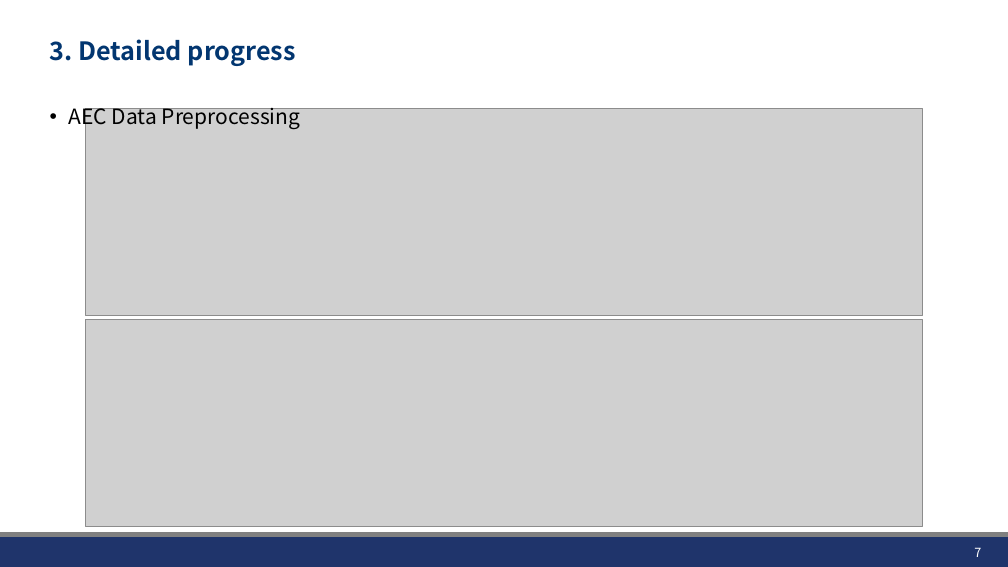
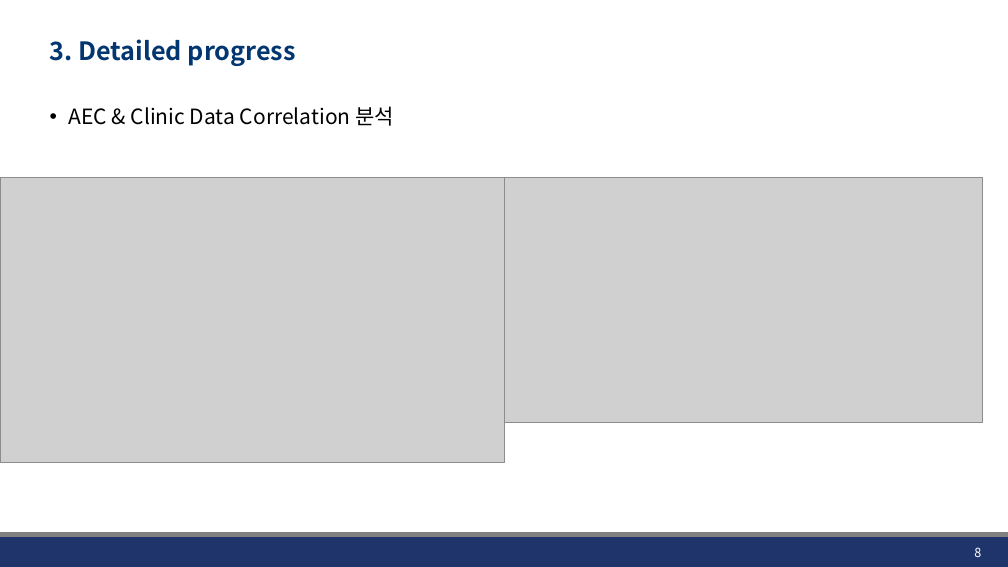
Before and after one commit to JHWannabe/2026-1_Study, a slide deck: slide 8 of 연구자료/260612_AEC_preprocessing.pptx (slide 7 before the commit). Drawn at 1008x567 pixels with LibreOffice and Linux fonts; fonts in the diff are those of the drawing; grey boxes stand for pictures; background and template pictures are left out. Boxes give left, top, right and bottom in pixels: in the first picture for what was removed or moved away, otherwise in the second. Text is boxed around its words. In the diff, an @@ line names an element or a change of style, - is before the commit and + after.

```diff
--- a/연구자료/260612_AEC_preprocessing.pptx
+++ b/연구자료/260612_AEC_preprocessing.pptx
@@ text at <box>68,106,394,126</box>: text changed @@
-• AEC Data Preprocessing
+• AEC & Clinic Data Correlation 분석
@@ picture removed at <box>86,108,923,315</box> @@
@@ picture added at <box>0,178,504,463</box> @@
@@ picture added at <box>504,178,983,423</box> @@
@@ picture removed at <box>86,319,923,526</box> @@
@@ page number at <box>974,547,981,557</box>: text changed @@
-7
+8
```
Also in this commit, not shown: 6 other slides changed, 14 slides added, 7 slides removed.
